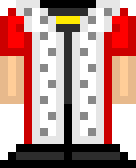
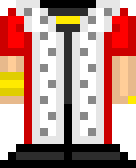
Layer changes from the first 136x168 image to the second:
painted on "reybody.png" over [0, 72, 136, 104]
